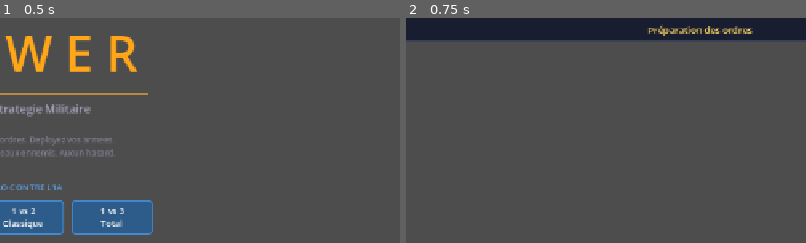
Above: before the commit, frames 1-2 (left to right).
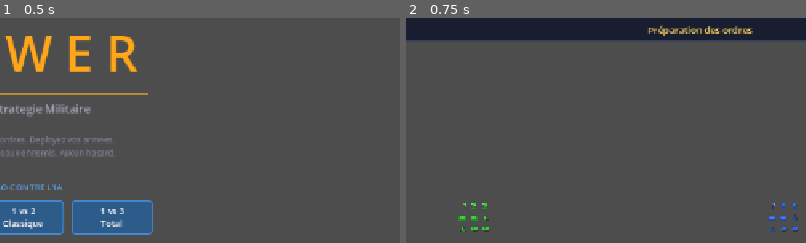
Above: after the commit, the same moments.

Repository: Njko/power_the_game
Game: Godot game, scene res://scenes/main.tscn
Same seed, same stepped clock (60 frames per second), same inputs: the game is played once before the commit and once after it.
Inputs:
- Up to frame 1 (0.5 s): no input
- Up to frame 2 (0.75 s): click "1 vs 1 Duel" at 0.5 s
The pictures show only the part of the screen within x 13-63%, y 0-50%; the shares and areas given below are measured in that part.

Frame 1 is identical in both runs. In frame 2, 0.4% of the frame differs, in the area x 13-98%, y 82-96%.
Error in both runs: Invalid assignment of property or key 'board_3d' with value of type 'Node3D (Board3D)' on a base object of type 'Node2D (UnitRenderer)'. (res://scripts/main.gd…

Commit message:
feat: update GameManager paths for new 3D scene tree

Diff:
--- a/scripts/core/game_manager.gd
+++ b/scripts/core/game_manager.gd
@@ -39,9 +39,11 @@
 	return color in ai_players
 
 func start_game(num_players: int = 4, p_human_color: GameEnums.PlayerColor = GameEnums.PlayerColor.GREEN) -> void:
-	board_renderer = get_node_or_null("../GameBoard/BoardRenderer") as BoardRenderer
-	unit_renderer = get_node_or_null("../GameBoard/UnitRenderer") as UnitRenderer
-	anim_manager = get_node_or_null("../GameBoard/AnimationManager") as AnimationManager
+	var board_3d_node = get_node_or_null("../Board3D") as Board3D
+	if board_3d_node:
+		board_renderer = board_3d_node.board_renderer
+	unit_renderer = get_node_or_null("../UnitOverlay/UnitRenderer") as UnitRenderer
+	anim_manager = get_node_or_null("../AnimOverlay/AnimationManager") as AnimationManager
 
 	if anim_manager and board_renderer:
 		anim_manager.board_renderer = board_renderer
@@ -66,9 +68,11 @@
 
 func start_game_hotseat(num_players: int = 4) -> void:
 	## Lance une partie sans IA (tous les joueurs sont humains).
-	board_renderer = get_node_or_null("../GameBoard/BoardRenderer") as BoardRenderer
-	unit_renderer = get_node_or_null("../GameBoard/UnitRenderer") as UnitRenderer
-	anim_manager = get_node_or_null("../GameBoard/AnimationManager") as AnimationManager
+	var board_3d_node = get_node_or_null("../Board3D") as Board3D
+	if board_3d_node:
+		board_renderer = board_3d_node.board_renderer
+	unit_renderer = get_node_or_null("../UnitOverlay/UnitRenderer") as UnitRenderer
+	anim_manager = get_node_or_null("../AnimOverlay/AnimationManager") as AnimationManager
 
 	if anim_manager and board_renderer:
 		anim_manager.board_renderer = board_renderer
